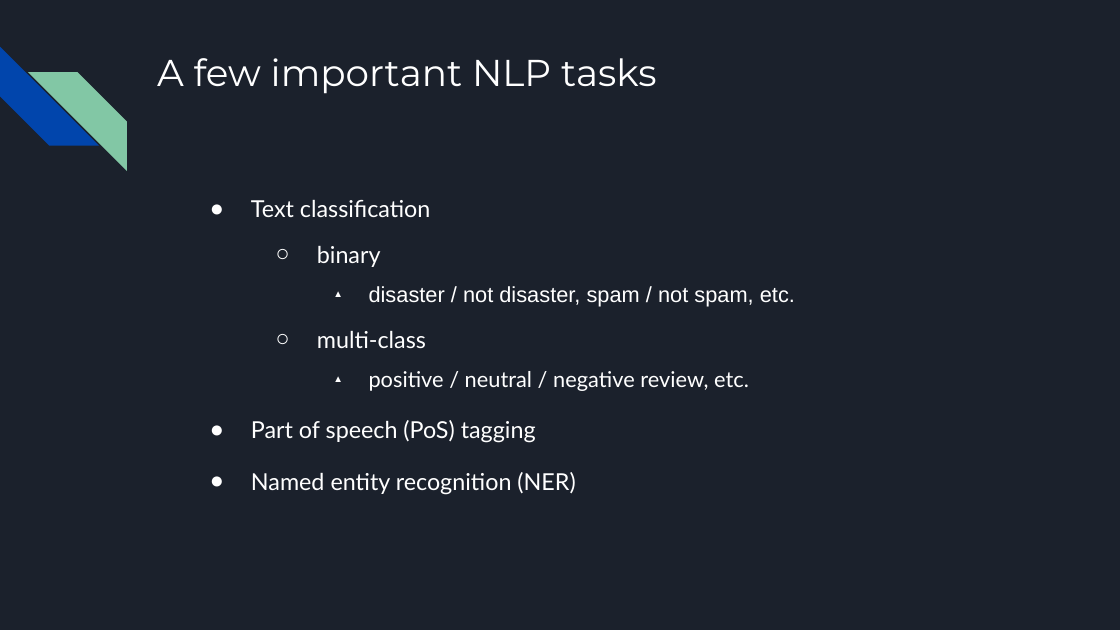
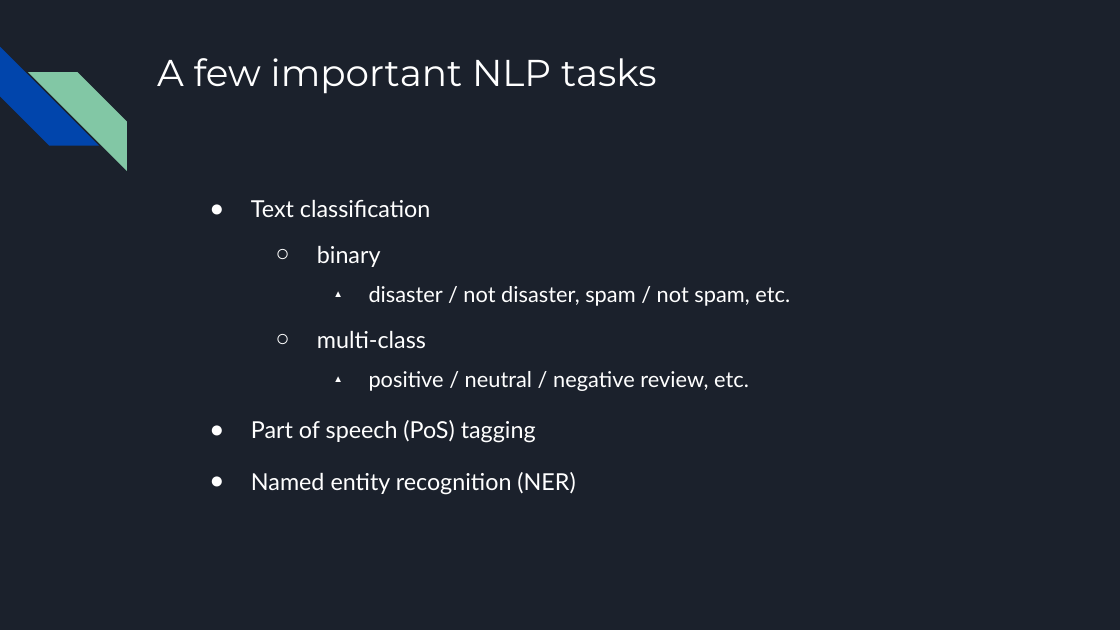
Before and after one commit to MichaelSzczepaniak/WordEmbeddings, a slide deck: slide 4 of word_embeddings_30min.odp. Drawn at 1120x630 pixels with LibreOffice and Linux fonts; fonts in the diff are those of the drawing. Boxes give left, top, right and bottom in pixels: in the first picture for what was removed or moved away, otherwise in the second. Text is boxed around its words. In the diff, an @@ line names an element or a change of style, - is before the commit and + after.

```diff
--- a/word_embeddings_30min.odp
+++ b/word_embeddings_30min.odp
@@ text at (369, 286, 790, 306): font Arial to Lato in "disaster / not disaster, spam / not ..." @@
```
Also in this commit, not shown: 6 other slides changed, 4 slides added, 3 slides removed, 1 other file.
